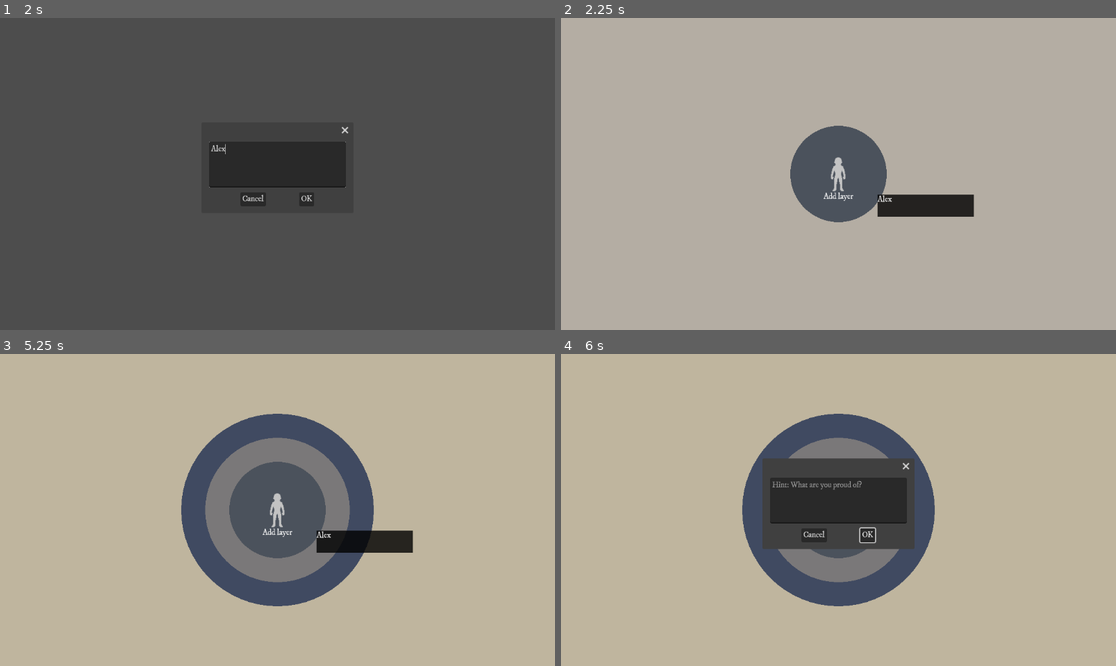
Above: before the commit, frames 1-4 (two rows, left to right).
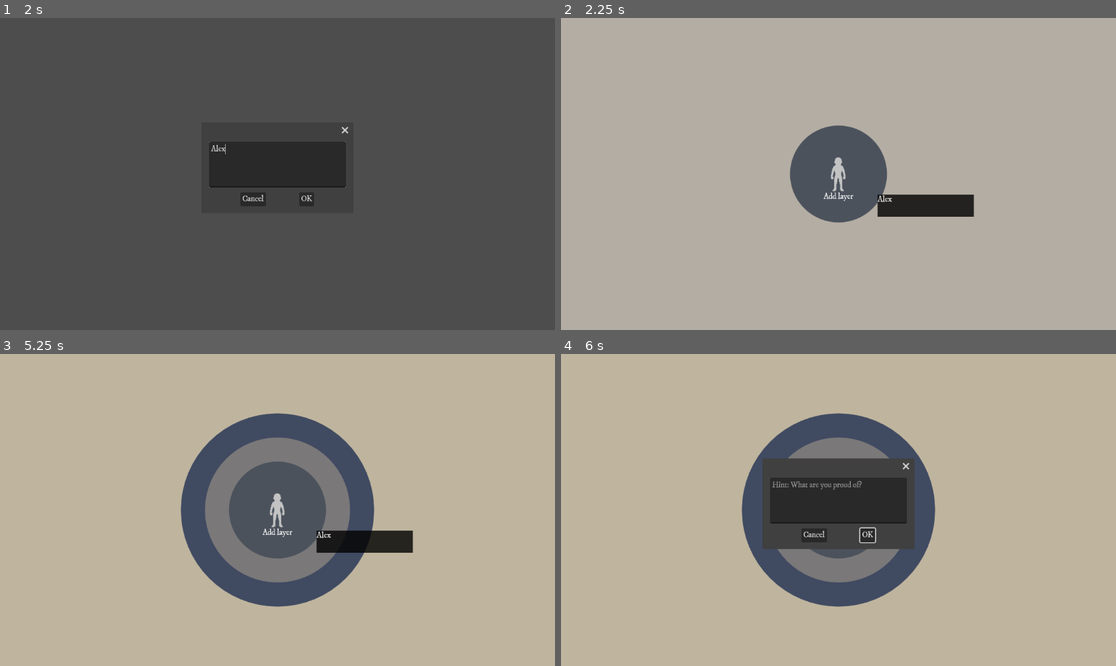
Above: after the commit, the same moments.

Repository: francosorbello/the-hand-that-guides-me
Game: Godot game, scene res://main.tscn
Two runs of this game, one before a commit and one after it. Both use one fixed random seed, a clock stepped at 60 frames per second and the inputs below.
Inputs (mouse positions are in pixels of both pictures, inside the frame that each line leads up to):
- Up to frame 1 (2 s): click "[center]Add layer[/center]" at 0.5 s; click (277, 164) at 1.27 s; type "Alex" at 1.35 s
- Up to frame 2 (2.25 s): click "OK" at 2 s
- Up to frame 3 (5.25 s): click "[center]Add layer[/center]" at 2.75 s; click "OK" at 3.5 s; click "[center]Add layer[/center]" at 4.25 s; click "OK" at 5 s
- Up to frame 4 (6 s): tap Enter at 5.75 s; move the mouse to (960, 494) at 5.77 s; tap Mouse wheel up (zoom_in) at 5.85 s

Frame 1 is identical in both runs. In frame 2, less than 0.1% of the frame differs, in the area x 41-59%, y 34-66%; in frame 3, 0.3%, in the area x 32-68%, y 18-82%; in frame 4, 0.3%.

Commit message:
added basic ui sounds

Diff:
--- a/circle/circle.gd
+++ b/circle/circle.gd
@@ -8,7 +8,7 @@
 var text : String
 
 func _draw() -> void:
-    draw_circle(Vector2.ZERO, max_radius, selected_color)
+    draw_circle(Vector2.ZERO, max_radius, selected_color,true,-1,true)
     pass
 
 func get_random_color() -> Color:
--- a/main.tscn
+++ b/main.tscn
@@ -6,6 +6,7 @@
 [ext_resource type="PackedScene" uid="uid://dd8gd32amx4ql" path="res://utils/color_manager.tscn" id="2_j6bn2"]
 [ext_resource type="Script" path="res://ui/bg.gd" id="2_krwko"]
 [ext_resource type="PackedScene" uid="uid://6cyx6ald7r3t" path="res://circle/view/circle_manager.tscn" id="4_3ij8m"]
+[ext_resource type="AudioStream" uid="uid://bx6xxvgxqtfgq" path="res://assets/the hand that made u.mp3" id="7_hffg1"]
 
 [node name="Main" type="Control"]
 layout_mode = 3
@@ -61,6 +62,10 @@
 grow_horizontal = 2
 grow_vertical = 2
 
+[node name="AudioStreamPlayer" type="AudioStreamPlayer" parent="."]
+stream = ExtResource("7_hffg1")
+autoplay = true
+
 [connection signal="text_confirmed" from="ConfirmationDialog" to="CircleManager" method="_on_confirmation_dialog_text_confirmed"]
 [connection signal="circle_created" from="CircleManager" to="BG" method="_on_circle_manager_circle_created"]
 [connection signal="pressed" from="AddButton" to="." method="_on_button_pressed"]
--- a/ui/AddButton.tscn
+++ b/ui/AddButton.tscn
@@ -1,7 +1,9 @@
-[gd_scene load_steps=3 format=3 uid="uid://dgtre55fv4qm1"]
+[gd_scene load_steps=5 format=3 uid="uid://dgtre55fv4qm1"]
 
 [ext_resource type="Texture2D" uid="uid://dyj2cusu4hpev" path="res://assets/character_gray.png" id="1_hdy0c"]
 [ext_resource type="Texture2D" uid="uid://bt84epkg4ewgq" path="res://assets/character.png" id="2_cdc2q"]
+[ext_resource type="AudioStream" uid="uid://cbtnc8upmx2y2" path="res://assets/click_003.ogg" id="3_5k74c"]
+[ext_resource type="Script" path="res://ui/add_button.gd" id="3_kahug"]
 
 [node name="AddButton" type="TextureButton"]
 offset_right = 56.0
@@ -10,6 +12,7 @@
 texture_pressed = ExtResource("1_hdy0c")
 texture_hover = ExtResource("2_cdc2q")
 stretch_mode = 5
+script = ExtResource("3_kahug")
 
 [node name="RichTextLabel" type="RichTextLabel" parent="."]
 layout_mode = 1
@@ -27,3 +30,8 @@
 bbcode_enabled = true
 text = "[center]Add layer[/center]"
 fit_content = true
+
+[node name="AudioStreamPlayer" type="AudioStreamPlayer" parent="."]
+stream = ExtResource("3_5k74c")
+
+[connection signal="pressed" from="." to="." method="_on_pressed"]
--- /dev/null
+++ b/ui/add_button.gd
@@ -0,0 +1,6 @@
+extends TextureButton
+
+
+func _on_pressed() -> void:
+    $AudioStreamPlayer.play()
+    pass # Replace with function body.
--- a/ui/writable_dialog.gd
+++ b/ui/writable_dialog.gd
@@ -10,14 +10,19 @@
     current_text = $TextEdit.text
 
 func _on_confirmed() -> void:
+    play_ui_sound()
     if current_text.is_empty():
         return
     emit_signal("text_confirmed", current_text)
     clear_text()
     pass # Replace with function body.
 
+func play_ui_sound():
+    $AudioStreamPlayer.play()
+
 func _on_canceled() -> void:
     clear_text()
+    play_ui_sound()
     emit_signal("text_cancelled")
     pass # Replace with function body.
 
--- a/ui/writable_dialog.tscn
+++ b/ui/writable_dialog.tscn
@@ -1,6 +1,7 @@
-[gd_scene load_steps=2 format=3 uid="uid://b3kxv3m3kqw6b"]
+[gd_scene load_steps=3 format=3 uid="uid://b3kxv3m3kqw6b"]
 
 [ext_resource type="Script" path="res://ui/writable_dialog.gd" id="1_j1oex"]
+[ext_resource type="AudioStream" uid="uid://cbtnc8upmx2y2" path="res://assets/click_003.ogg" id="2_6omcq"]
 
 [node name="ConfirmationDialog" type="ConfirmationDialog"]
 title = ""
@@ -15,6 +16,9 @@
 offset_right = 292.0
 offset_bottom = 101.0
 
+[node name="AudioStreamPlayer" type="AudioStreamPlayer" parent="."]
+stream = ExtResource("2_6omcq")
+
 [connection signal="canceled" from="." to="." method="_on_canceled"]
 [connection signal="confirmed" from="." to="." method="_on_confirmed"]
 [connection signal="visibility_changed" from="." to="." method="_on_visibility_changed"]
Not shown, added: assets/click_003.ogg.import
Not shown, added: assets/drop_003.ogg.import
Not shown, added: assets/the hand that made u.mp3.import
Not shown: 1 places in main.tscn that only renumber resources
Not shown, added: assets/click_003.ogg
Not shown, added: assets/drop_003.ogg
Not shown, added: assets/the hand that made u.mp3
